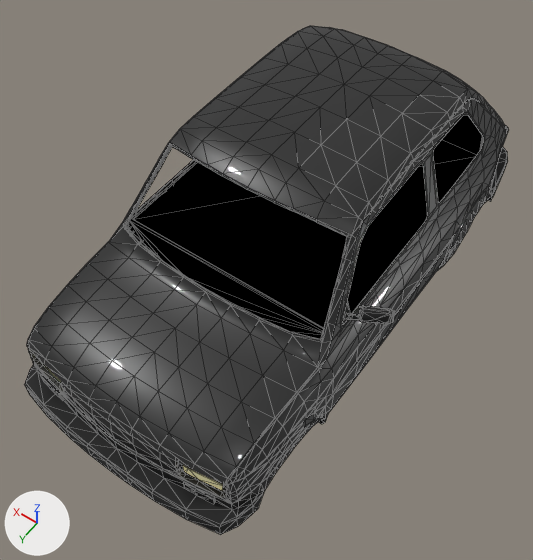
Before and after pictures for a commit that changed the glTF model Resources/Indep/Vehicles/126p/126p.glb.
One viewpoint serves both versions: a 50 mm lens placed at (-1.41, 2.17, 3.03), pointed at (-0.04, 0.26, 0.02). Lighting does not change. The marker at lower left points along +X, +Y and +Z. The older version comes first. Mesh edges are drawn as thin lines. Vertices at exactly the same position are counted once.

The older version as bpy lines, for what is in view:
```python
me_plane = bpy.data.meshes.new('Plane')
me_plane.from_pydata(...)  # 1576 vertices, 2855 faces; spans x -0.78..0.72, y -1.59..1.45, z -0.33..0.79
me_plane.materials.append(mat_body)
me_plane.materials.append(mat_molding)
me_plane.materials.append(mat_plainnothing)
me_plane.materials.append(mat_reflector)
me_plane.materials.append(mat_dullplastic)
me_plane.materials.append(mat_chrome)
me_plane.materials.append(mat_carbottom)
me_plane.materials.append(mat_taillights)
me_plane.materials.append(mat_blinkers)
ob_car = bpy.data.objects.new('car', me_plane)
ob_car.location = (0.0, 0.0, 0.0)
```
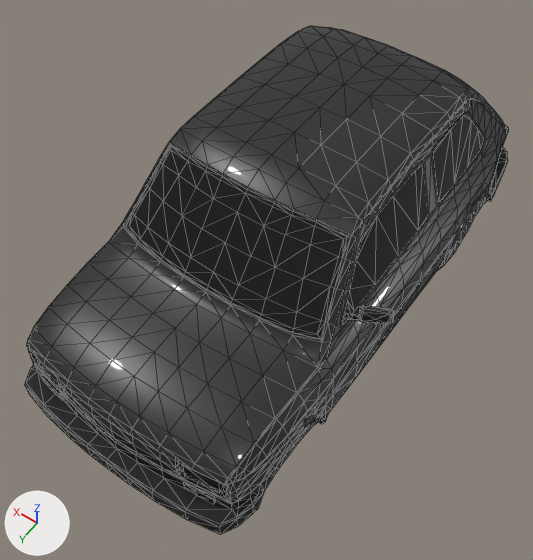
Changed parts and their boxes [x1, y1, x2, y2] in the pictures (533 x 560 px):
part 1 of me_plane, added
    after: [36, 115, 484, 493]

What the commit changed:
Picture 'glass' (img_glass) is new.
Material 'glass' (mat_glass) is new.
Uses the picture img_glass.
Material 'glass_mask' (mat_glass_mask) is new.
Uses the picture img_glass.
me_plane is used by ob_car; location (0.0, 0.0, 0.0).
me_plane had 1576 vertices, 2855 faces and spanned x -0.78..0.72, y -1.59..1.45, z -0.33..0.79.
me_plane now has 1644 vertices, 3108 faces and spans x -0.78..0.72, y -1.59..1.45, z -0.33..0.79.
Part 1, on me_plane:
63 vertices are added at x -0.55..0.55, y -1.18..1.33, z 0.01..0.71.
5 new vertices lie (0.0, 0.11, 0.11) away from vertices in x -0.32..0.32, y -1.18..-1.16, z 0.49.
50 new faces join them, mat_glass_mask.
203 new faces join them, mat_glass.
me_plane gains material mat_glass_mask.
me_plane gains material mat_glass.
